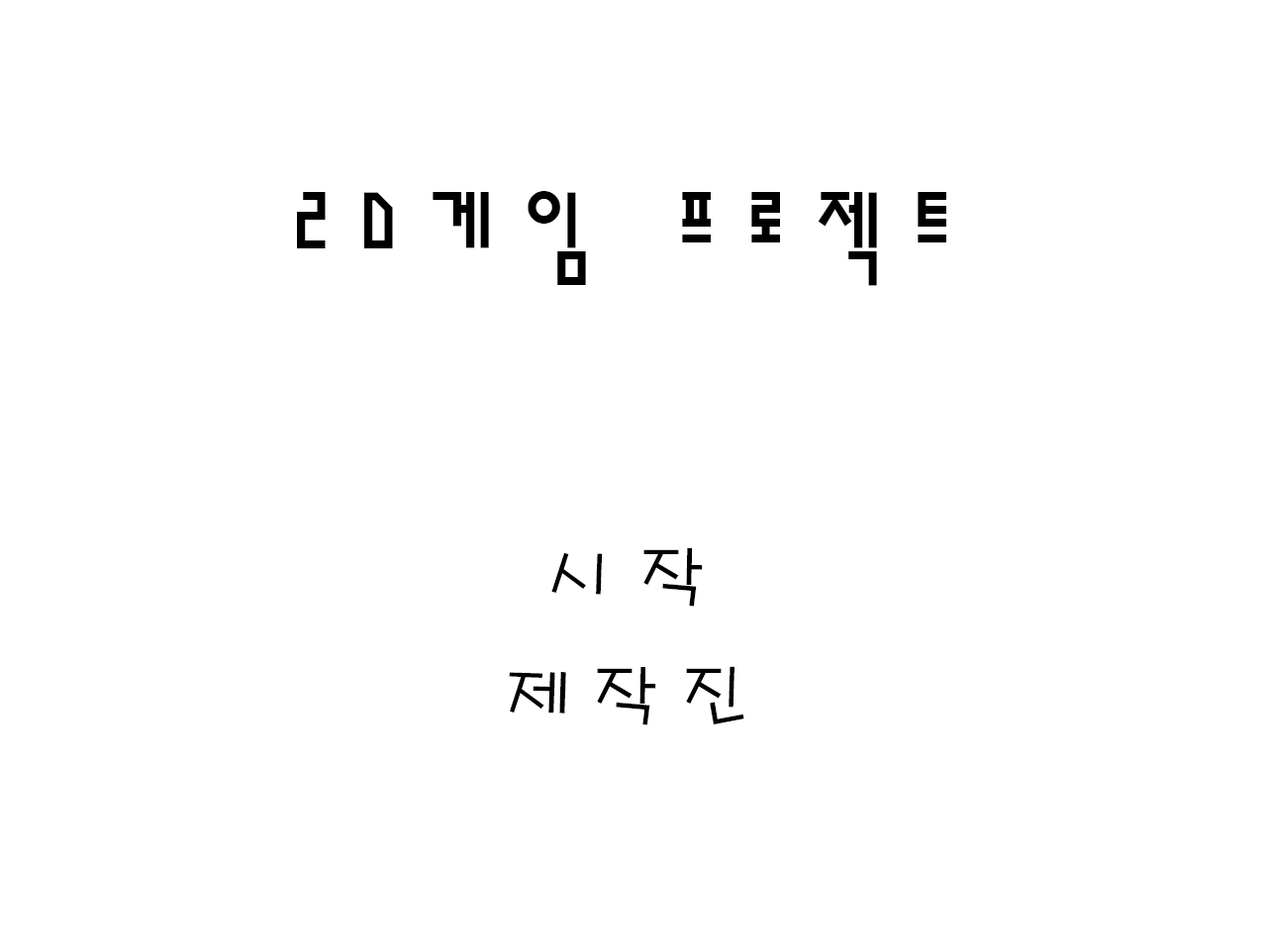
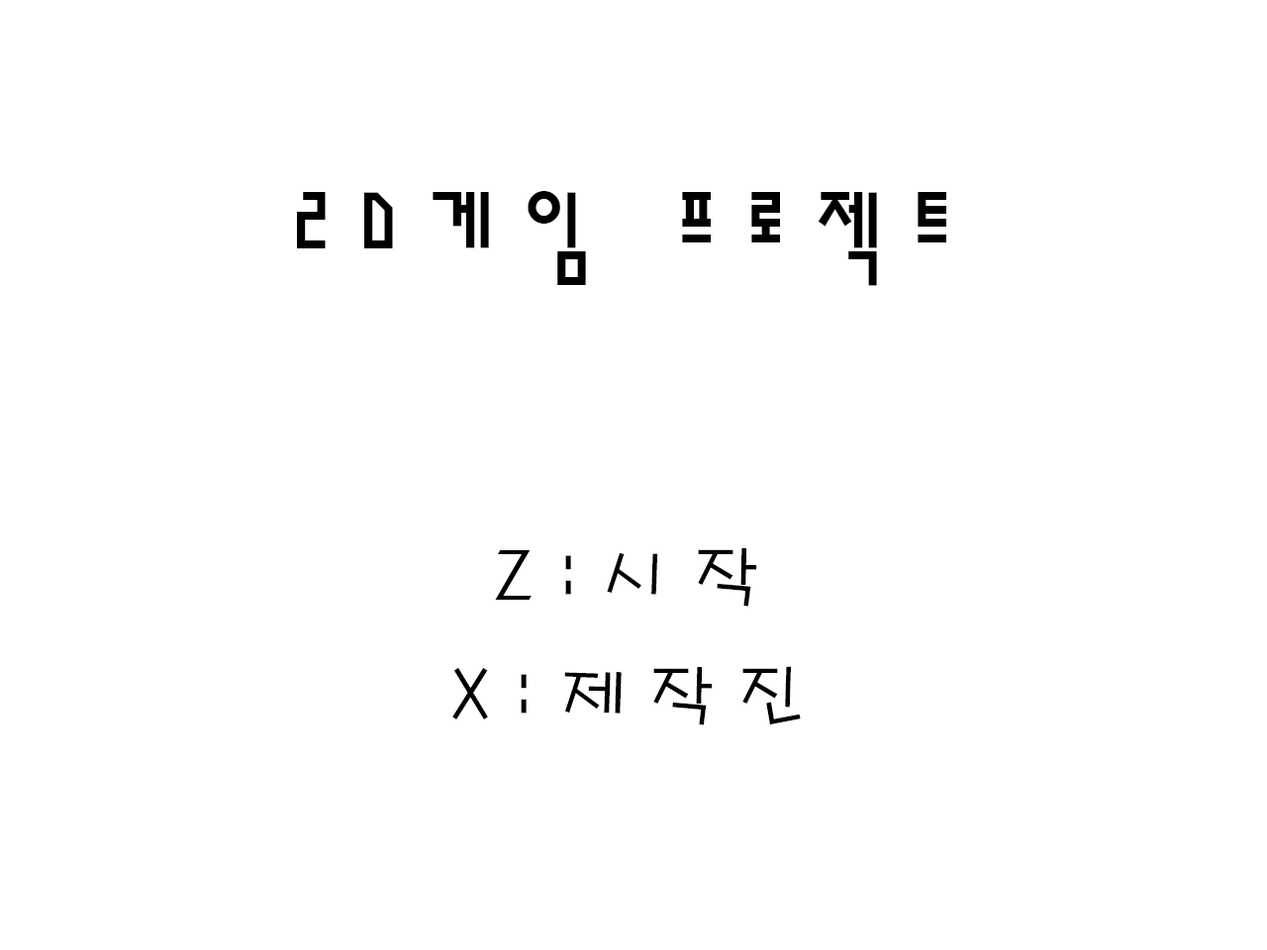
Comparing the layer stacks of the two (1267, 950) images. Changes:
renamed "제작진" to "X:제작진", painted on it over [452,666,801,726]
renamed "시작" to "Z:시작", painted on it over [494,548,758,607]
